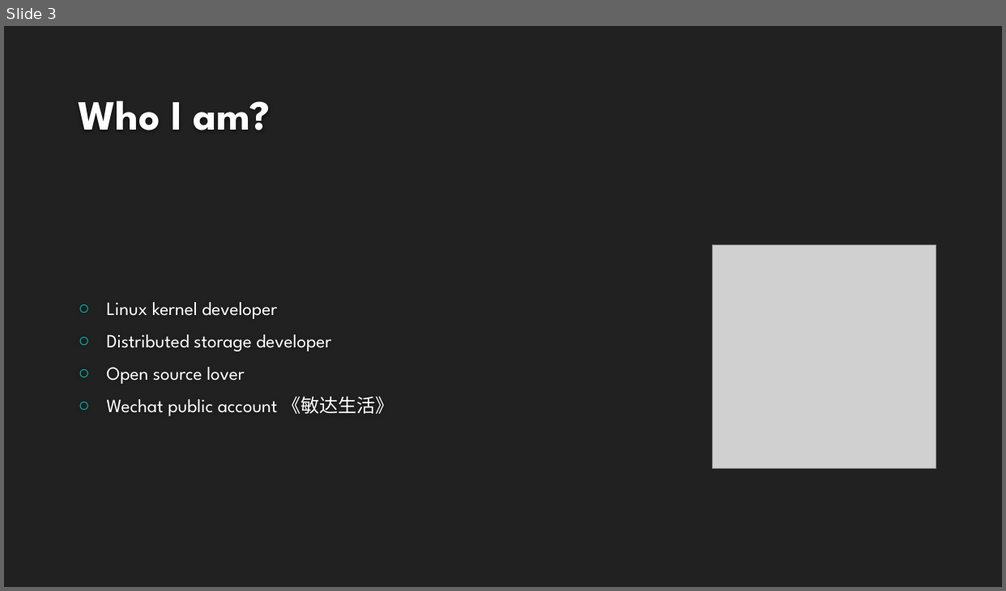
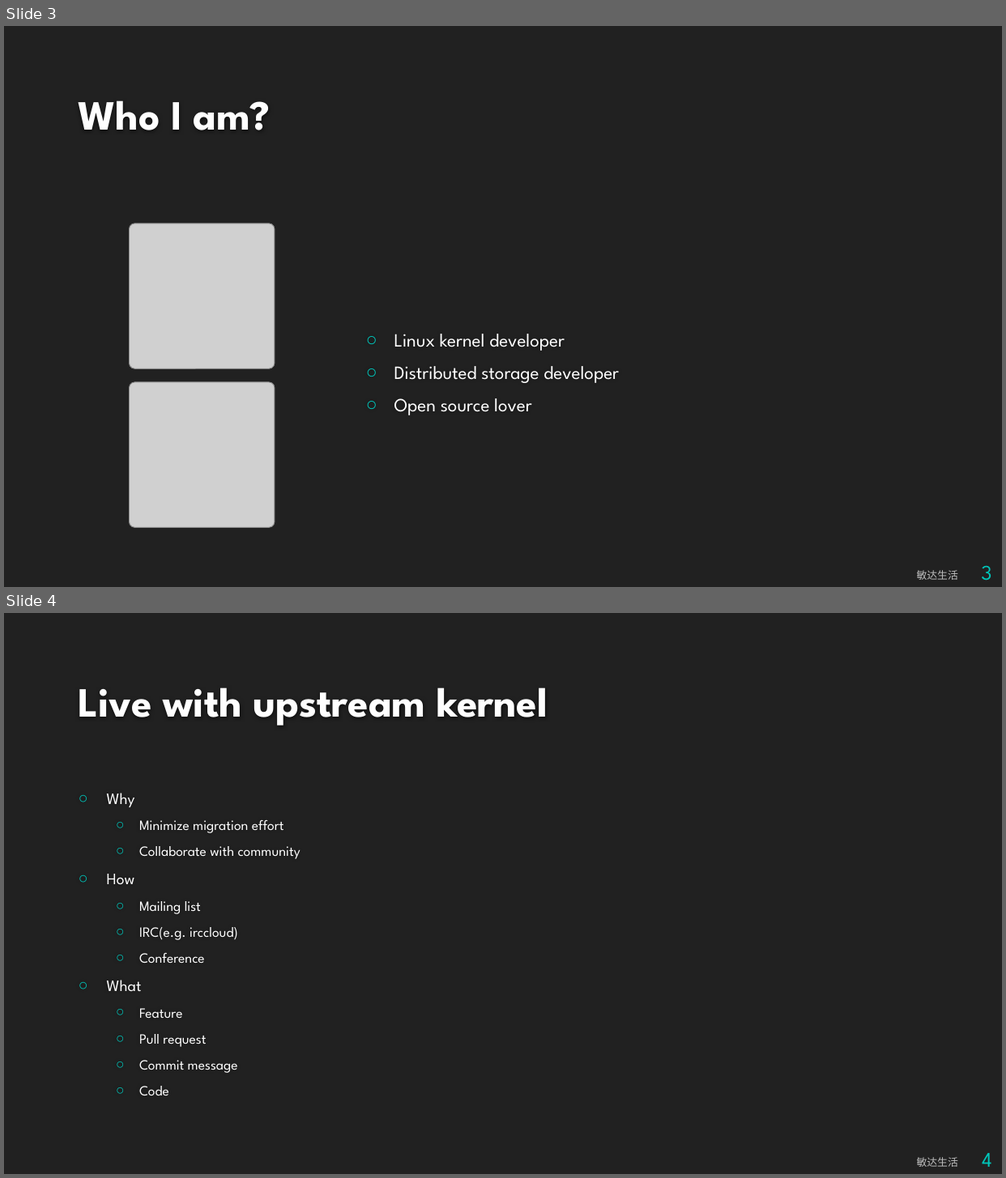
Before and after one commit to bjzhang/bjzhang.github.io, a slide deck: _drafts/Recent_Linux_kernel.pptx. Shown one above the other, each under a label of ours: slide 3 before the commit, slides 3 and 4 after it. The pictures are 1006x591 and 1006x1178 pixels, drawn with LibreOffice and Linux fonts; fonts in the diff are those of the drawing; grey boxes stand for pictures; background and template pictures are left out. Boxes give left, top, right and bottom in pixels: in the first picture for what was removed or moved away, otherwise in the second. Text is boxed around its words. In the diff, an @@ line names an element or a change of style, - is before the commit and + after.

Commit message:
slide: Linux kernel for youqilin: update

```diff
--- a/_drafts/Recent_Linux_kernel.pptx
+++ b/_drafts/Recent_Linux_kernel.pptx
@@ slide 4 added at [4, 613, 1002, 1174], background #212121; not listed: 1 template element that a slide beside it also shows @@
@@ title added at [78, 688, 548, 726], 40 pt, text #FEFEFE, bold @@
+Live with upstream kernel
@@ text added at [107, 793, 300, 1096], 13.6 pt, text #FFFFFF @@
+○ Why
+  ○ Minimize migration effort
+  ○ Collaborate with community
+○ How
+  ○ Mailing list
+  ○ IRC(e.g. irccloud)
+  ○ Conference
+○ What
+  ○ Feature
+  ○ Pull request
+  ○ Commit message
+  ○ Code
@@ page number added at [982, 1153, 992, 1167], 20 pt, text #00C6BB @@
+4
@@ slide 3 changed as well @@
@@ picture: place and size @@
-picture at [712, 246, 936, 469]
+picture at [129, 224, 275, 369]
@@ text "Linux kernel developer": place and size @@
-text "Linux kernel developer" at [107, 302, 394, 416]
+text "Linux kernel developer" at [394, 334, 619, 416]
@@ picture added at [129, 382, 275, 527] @@
@@ text at [107, 396, 394, 416]: paragraph removed @@
-○ Wechat public account 《敏达生活》
@@ text added at [917, 570, 958, 580], 10 pt, text #BFBFBF @@
+敏达生活
@@ page number added at [981, 566, 991, 581], 20 pt, text #00C6BB @@
+3
```
Also in this commit, not shown: 15 other slides changed, 1 slide removed, 2 other files.
